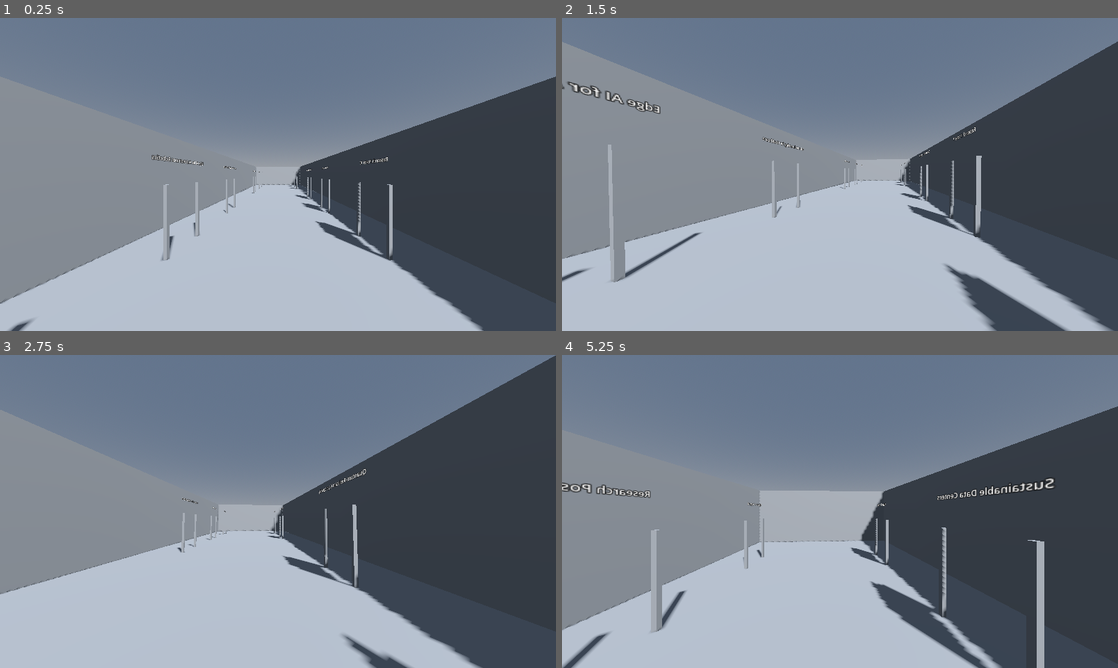
Above: before the commit, frames 1-4 (two rows, left to right).
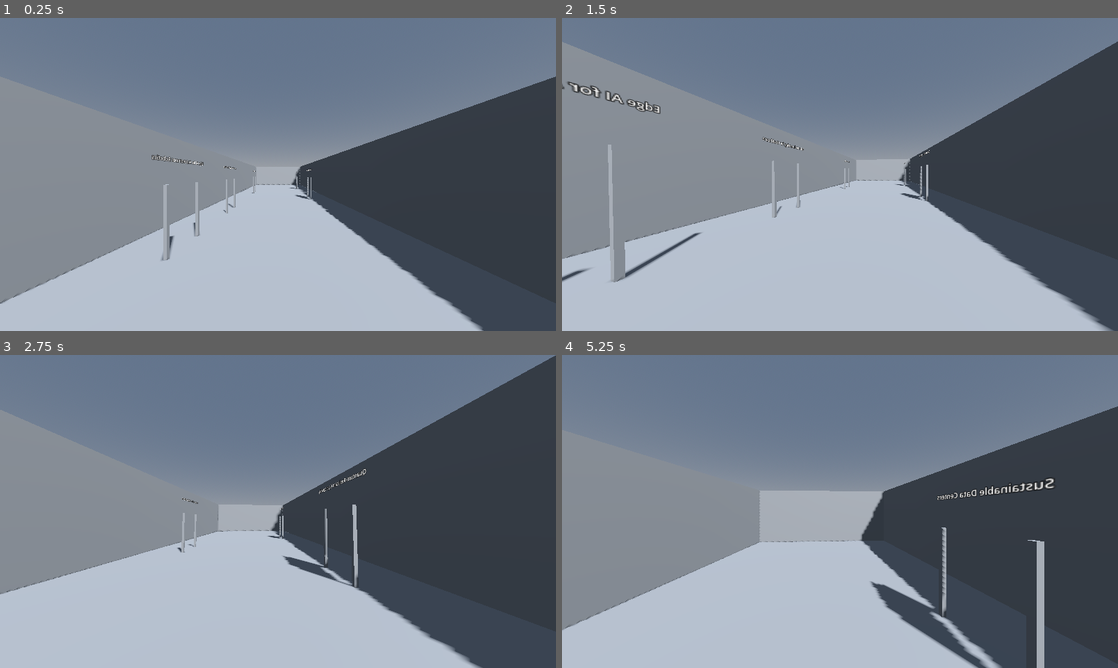
Above: after the commit, the same moments.

Repository: joakimeriksson/mad
Game: Godot game, scene res://scenes/environment/main.tscn
The game is run twice, just before and just after one commit, with the same random seed, the same clock (stepped at 60 frames per second) and the same inputs.
Inputs (mouse positions are in pixels of both pictures, inside the frame that each line leads up to):
- Up to frame 1 (0.25 s): no input
- Up to frame 2 (1.5 s): tap Enter (ui_accept) at 0.5, 0.77 s; move the mouse to (867, 174) at 0.52 s; hold E (interact) 0.53-1.28 s; hold W (move_forward) from 0.53 s (still down); move the mouse to (812, 174) at 1.27 s; tap E (interact) at 1.35 s
- Up to frame 3 (2.75 s): keep holding W (move_forward); tap Enter (ui_accept) at 1.52 s; move the mouse to (289, 505) at 2.02 s; hold E (interact) from 2.03 s (still down)
- Up to frame 4 (5.25 s): keep holding W (move_forward); move the mouse to (834, 517) at 2.77 s; release E (interact) at 2.78 s; tap E (interact) at 2.85, 4.35 s; tap Enter (ui_accept) at 3.02, 3.77, 4.52 s; move the mouse to (878, 514) at 3.52 s; hold E (interact) 3.53-4.28 s; move the mouse to (795, 508) at 4.27 s; move the mouse to (845, 511) at 5.02 s; hold E (interact) from 5.03 s (still down)

The runs differ from the first frame. In frame 1, 0.8% of the frame differs, in the area x 1-71%, y 44-100%; in frame 2, 2.3%, in the area x 52-92%, y 34-100%; in frame 3, 0.5%; in frame 4, 1.6%.

Commit message:
Revert to 5 poster booths to match available poster assets
The scene was expanded to 11 booths but we only have 5 poster images
and 5 poster data entries. This was causing booths 6-11 to fail loading
textures, resulting in invisible posters.

- Removed PosterBooth6 through PosterBooth11 from main.tscn
- Now matches the 5 available poster assets (poster_001 through poster_005)
- All poster PNGs are valid and ready to display with QuadMesh

Diff:
--- a/client-godot/scenes/environment/main.tscn
+++ b/client-godot/scenes/environment/main.tscn
@@ -127,54 +127,6 @@
 [node name="Label3D" parent="Interactables/PosterBooth5" index="4"]
 text = "Sustainable Data Centers"
 
-[node name="PosterBooth6" parent="Interactables" instance=ExtResource("5")]
-transform = Transform3D(-4.37114e-08, 0, -1, 0, 1, 0, 1, 0, -4.37114e-08, -3, 0, -10)
-agent_name = "Researcher 6"
-poster_id = "poster_006"
-
-[node name="Label3D" parent="Interactables/PosterBooth6" index="4"]
-text = "Research Poster 6"
-
-[node name="PosterBooth7" parent="Interactables" instance=ExtResource("5")]
-transform = Transform3D(-4.37114e-08, 0, 1, 0, 1, 0, -1, 0, -4.37114e-08, 3, 0, 5)
-agent_name = "Researcher 7"
-poster_id = "poster_007"
-
-[node name="Label3D" parent="Interactables/PosterBooth7" index="4"]
-text = "Research Poster 7"
-
-[node name="PosterBooth8" parent="Interactables" instance=ExtResource("5")]
-transform = Transform3D(-4.37114e-08, 0, -1, 0, 1, 0, 1, 0, -4.37114e-08, -3, 0, -15)
-agent_name = "Researcher 8"
-poster_id = "poster_008"
-
-[node name="Label3D" parent="Interactables/PosterBooth8" index="4"]
-text = "Research Poster 8"
-
-[node name="PosterBooth9" parent="Interactables" instance=ExtResource("5")]
-transform = Transform3D(-4.37114e-08, 0, 1, 0, 1, 0, -1, 0, -4.37114e-08, 3, 0, -15)
-agent_name = "Researcher 9"
-poster_id = "poster_009"
-
-[node name="Label3D" parent="Interactables/PosterBooth9" index="4"]
-text = "Research Poster 9"
-
-[node name="PosterBooth10" parent="Interactables" instance=ExtResource("5")]
-transform = Transform3D(-4.37114e-08, 0, 1, 0, 1, 0, -1, 0, -4.37114e-08, 3, 0, 10)
-agent_name = "Researcher 10"
-poster_id = "poster_010"
-
-[node name="Label3D" parent="Interactables/PosterBooth10" index="4"]
-text = "Research Poster 10"
-
-[node name="PosterBooth11" parent="Interactables" instance=ExtResource("5")]
-transform = Transform3D(-4.37114e-08, 0, -1, 0, 1, 0, 1, 0, -4.37114e-08, -3, 0, 15)
-agent_name = "Researcher 11"
-poster_id = "poster_011"
-
-[node name="Label3D" parent="Interactables/PosterBooth11" index="4"]
-text = "Research Poster 11"
-
 [node name="Player" parent="." instance=ExtResource("1")]
 transform = Transform3D(1, 0, 0, 0, 1, 0, 0, 0, 1, 0, 1, 15)
 
@@ -186,9 +138,3 @@
 [editable path="Interactables/PosterBooth3"]
 [editable path="Interactables/PosterBooth4"]
 [editable path="Interactables/PosterBooth5"]
-[editable path="Interactables/PosterBooth6"]
-[editable path="Interactables/PosterBooth7"]
-[editable path="Interactables/PosterBooth8"]
-[editable path="Interactables/PosterBooth9"]
-[editable path="Interactables/PosterBooth10"]
-[editable path="Interactables/PosterBooth11"]
